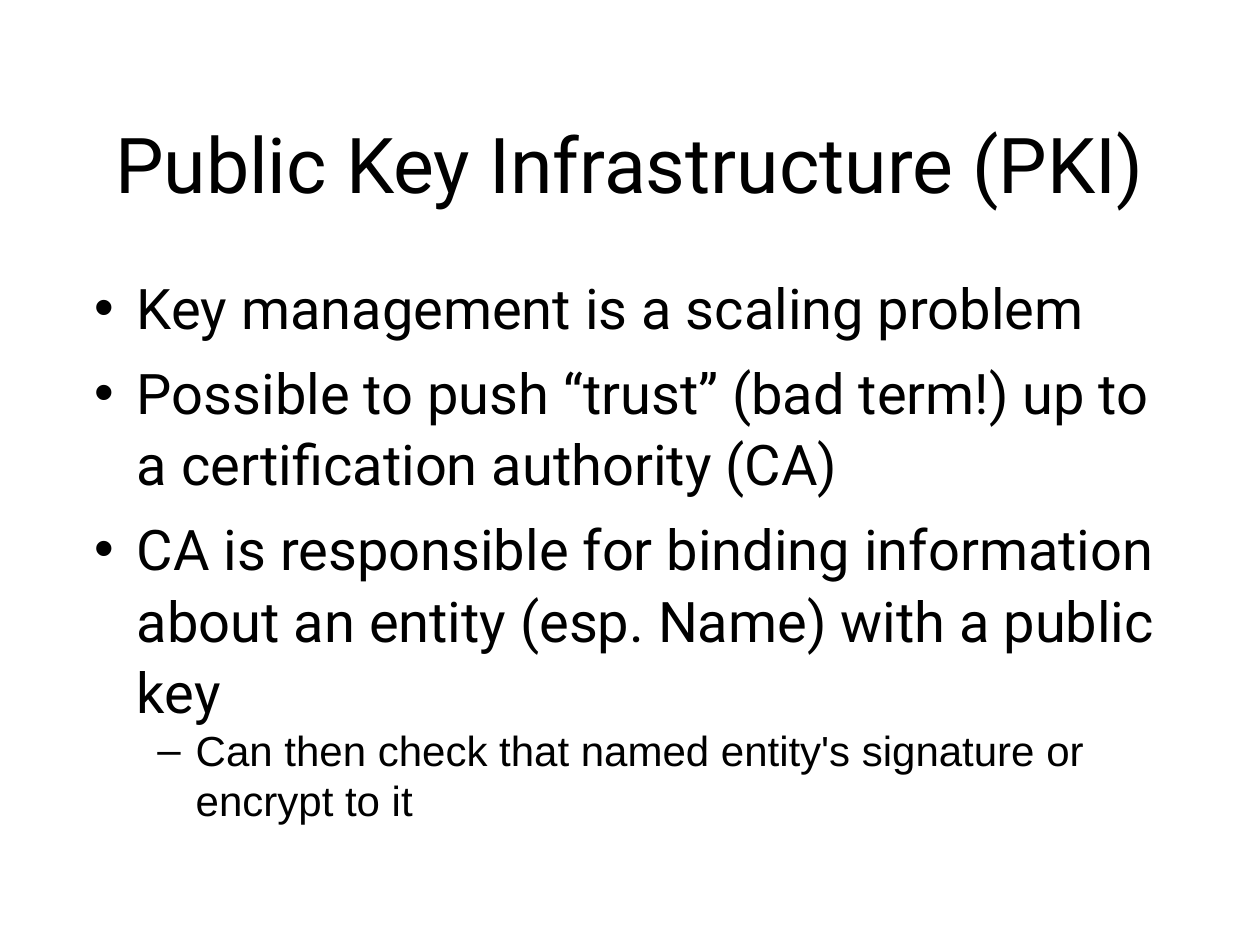
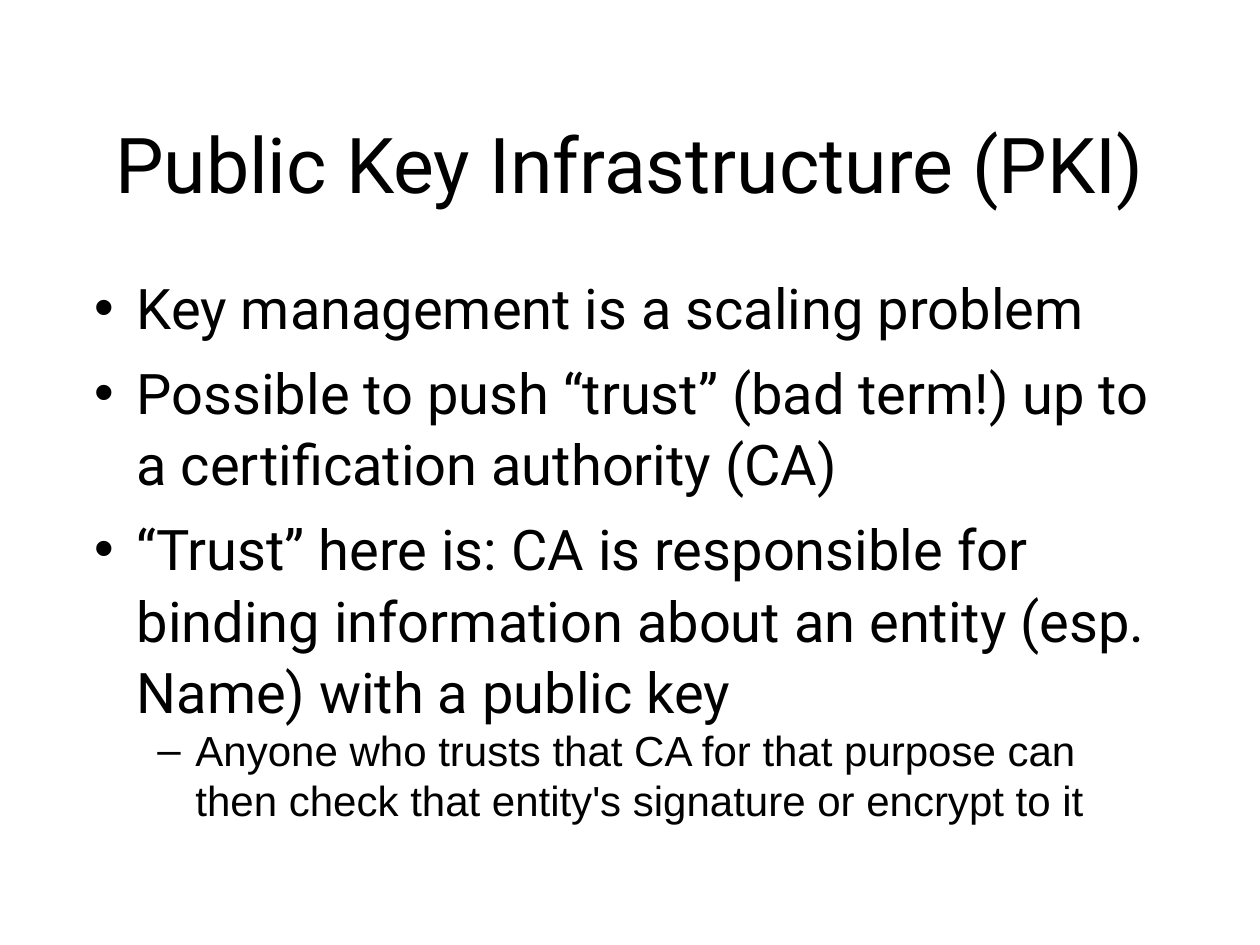
Before and after one commit to sftcd/cs7053, a slide deck: slide 28 of 2016lectures/06-protocols.ppt. Drawn at 1260x945 pixels with LibreOffice and Linux fonts; fonts in the diff are those of the drawing. Boxes give left, top, right and bottom in pixels: in the first picture for what was removed or moved away, otherwise in the second. Text is boxed around its words. In the diff, an @@ line names an element or a change of style, - is before the commit and + after.

```diff
--- a/2016lectures/06-protocols.ppt
+++ b/2016lectures/06-protocols.ppt
@@ text at <box>137,527,1145,825</box>: text changed @@
-• CA is responsible for binding information about an entity (esp. Name) with a public key
-  – Can then check that named entity's signature or encrypt to it
+• “Trust” here is: CA is responsible for binding information about an entity (esp. Name) with a public key
+  – Anyone who trusts that CA for that purpose can then check that entity's signature or encrypt to it
```
Also in this commit, not shown: 14 other slides changed, 2 slides added.
